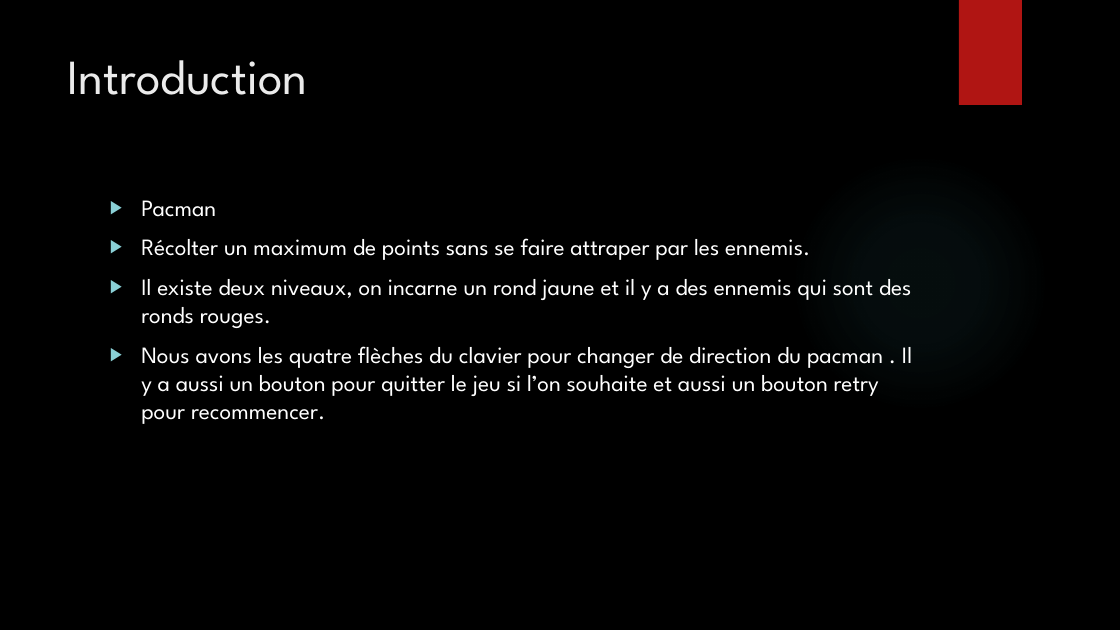
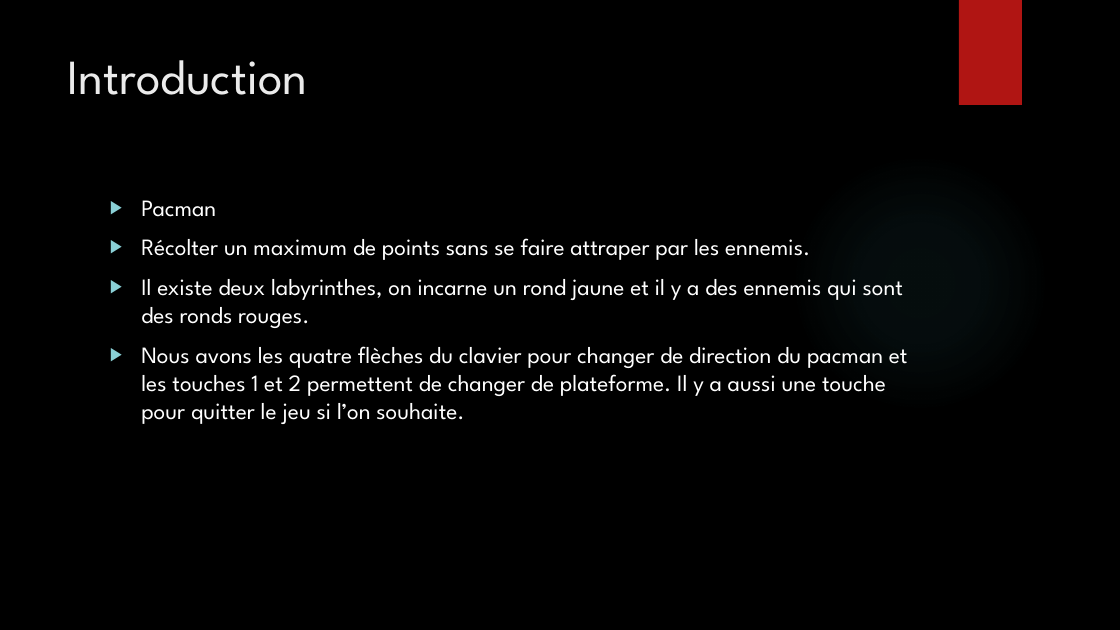
Before and after one commit to Bugnon/oc-2021, a slide deck: slide 2 of src/projet/projet3/Powerpoint_pacman.pptx. Drawn at 1120x630 pixels with LibreOffice and Linux fonts; fonts in the diff are those of the drawing; background and template pictures are left out. Boxes give left, top, right and bottom in pixels: in the first picture for what was removed or moved away, otherwise in the second. Text is boxed around its words. In the diff, an @@ line names an element or a change of style, - is before the commit and + after.

```diff
--- a/src/projet/projet3/Powerpoint_pacman.pptx
+++ b/src/projet/projet3/Powerpoint_pacman.pptx
@@ text at box(141, 279, 908, 424): text changed @@
-▶ Il existe deux niveaux, on incarne un rond jaune et il y a des ennemis qui sont des ronds rouges.
-▶ Nous avons les quatre flèches du clavier pour changer de direction du pacman . Il y a aussi un bouton pour quitter le jeu si l’on souhaite et aussi un bouton retry pour recommencer.
+▶ Il existe deux labyrinthes, on incarne un rond jaune et il y a des ennemis qui sont des ronds rouges.
+▶ Nous avons les quatre flèches du clavier pour changer de direction du pacman et les touches 1 et 2 permettent de changer de plateforme. Il y a aussi une touche pour quitter le jeu si l’on souhaite.
```
Also in this commit, not shown: 11 other slides changed, 2 slides added, 2 slides removed, 17 other files.
